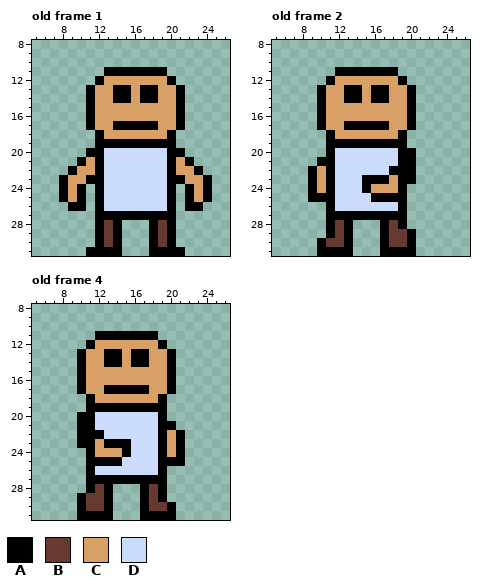
Pixel-art file, stored at LD35/impact/media/base.ase. The first picture shows the starting point.
32x32 pixels, 12 frames. Shown: old frame 1: x 5..26, y 8..31; old frame 2: x 5..26, y 8..31; old frame 4: x 5..26, y 8..31. The commit also changed other frames, which this record leaves out.
Palette (. is transparent): A #000000  B #663931  C #d9a066  D #cbdbfc
The same view after the edit:
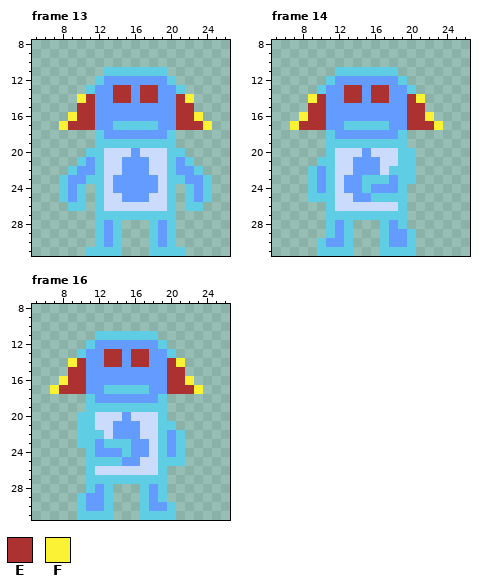
Colours new in this view: E #ac3232  F #fbf236
A new or re-ordered frame is compared with the old frame closest to it.
Change:
frames 12 -> 24
colour A: #000000 -> #5fcde4
colour C: #d9a066 -> #639bff
Frame 13 is new; against old frame 1:
y 13: x 14..15 AA -> EE; x 17..18 AA -> EE
y 14: x 10..11 .A -> FE; x 14..15 AA -> EE; x 17..18 AA -> EE; x 21..22 A. -> EF
y 15: x 10..11 .A -> EE; x 21..22 A. -> EE
y 16: x 9..11 ..A -> FEE; x 21..23 A.. -> EEF
y 17: x 8..11 ...A -> FEEE; x 21..24 A... -> EEEF
y 20: x 16 D -> C
y 21..22: x 15..17 DDD -> CCC
y 23..24: x 14..18 DDDDD -> CCCCC
y 25: x 15..17 DDD -> CCC
y 28..30: x 13 B -> C; x 19 B -> C
Frame 14 is new; against old frame 2:
y 13: x 13..14 AA -> EE; x 16..17 AA -> EE
y 14: x 9..10 .A -> FE; x 13..14 AA -> EE; x 16..17 AA -> EE; x 20..21 A. -> EF
y 15: x 9..10 .A -> EE; x 20..21 A. -> EE
y 16: x 8..10 ..A -> FEE; x 20..22 A.. -> EEF
y 17: x 7..10 ...A -> FEEE; x 20..23 A... -> EEEF
y 20: x 15 D -> C
y 21..22: x 14..16 DDD -> CCC
y 23..24: x 13..14 DD -> CC
y 25: x 14..15 DD -> CC
y 28: x 12 B -> C; x 18 B -> C
y 29: x 12 B -> C; x 18..19 BB -> CC
y 30: x 11..12 BB -> CC; x 18..19 BB -> CC
Frame 16 is new; against old frame 4:
y 13: x 13..14 AA -> EE; x 16..17 AA -> EE
y 14: x 9..10 .A -> FE; x 13..14 AA -> EE; x 16..17 AA -> EE; x 20..21 A. -> EF
y 15: x 9..10 .A -> EE; x 20..21 A. -> EE
y 16: x 8..10 ..A -> FEE; x 20..22 A.. -> EEF
y 17: x 7..10 ...A -> FEEE; x 20..23 A... -> EEEF
y 20: x 15 D -> C
y 21..22: x 14..16 DDD -> CCC
y 23..24: x 16..17 DD -> CC
y 25: x 15..16 DD -> CC
y 28: x 12 B -> C; x 18 B -> C
y 29: x 11..12 BB -> CC; x 18 B -> C
y 30: x 11..12 BB -> CC; x 18..19 BB -> CC
Changed places in both pictures, as pixel boxes (x1, y1, x2, y2):
changed: (59, 67, 212, 256)
changed: (290, 67, 443, 256)
changed: (50, 331, 203, 520)
